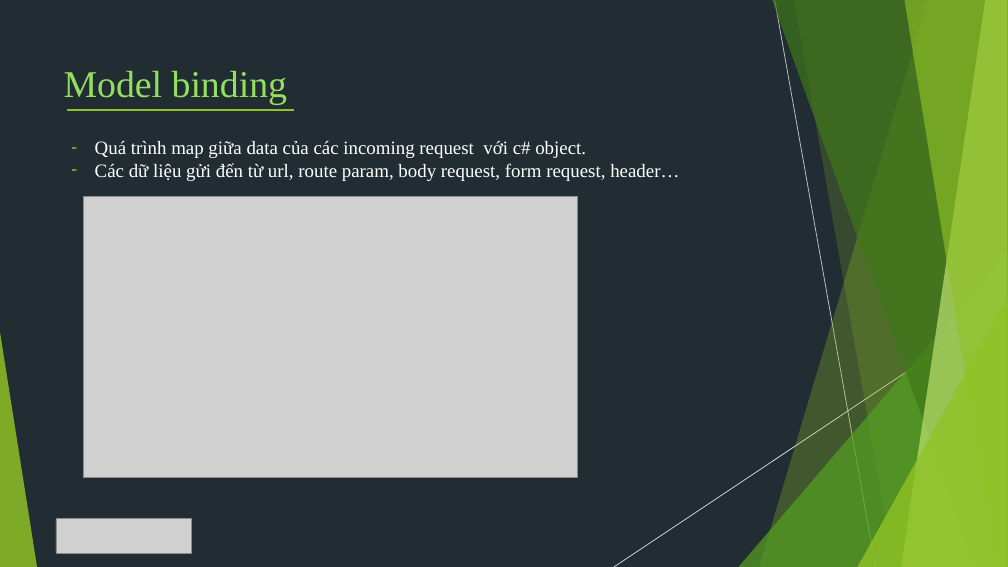
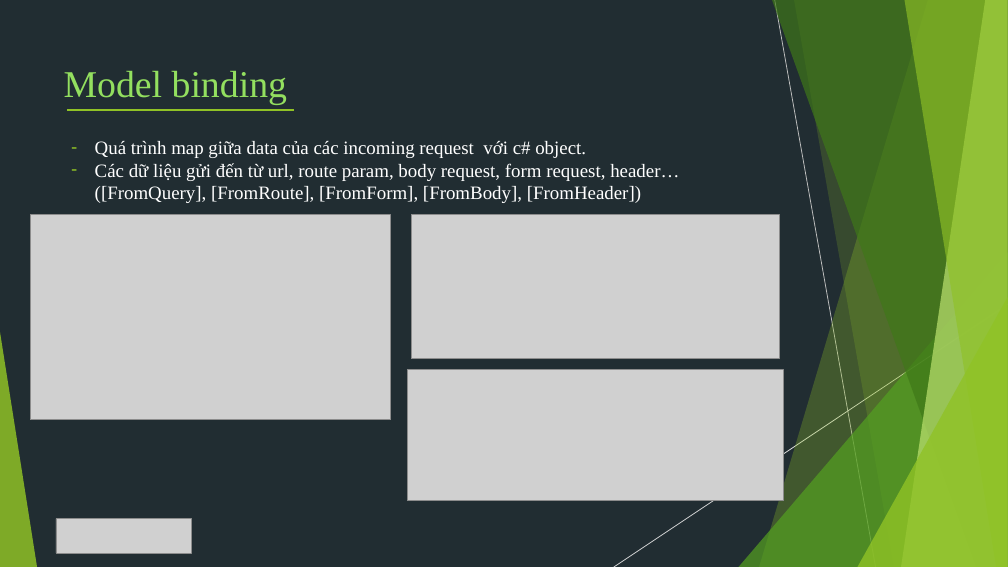
Before and after one commit to TechMarDay/RazorPage, a slide deck: slide 10 of Razor pages.pptx. Drawn at 1008x567 pixels with LibreOffice and Linux fonts; fonts in the diff are those of the drawing; grey boxes stand for pictures. Boxes give left, top, right and bottom in pixels: in the first picture for what was removed or moved away, otherwise in the second. Text is boxed around its words. In the diff, an @@ line names an element or a change of style, - is before the commit and + after.

```diff
--- a/Razor pages.pptx
+++ b/Razor pages.pptx
@@ text at <box>95,163,679,203</box>: text changed @@
-– Các dữ liệu gửi đến từ url, route param, body request, form request, header…
+– Các dữ liệu gửi đến từ url, route param, body request, form request, header…([FromQuery], [FromRoute], [FromForm], [FromBody], [FromHeader])
@@ picture: place and size @@
-picture at <box>84,197,578,477</box>
+picture at <box>30,215,391,420</box>
@@ picture added at <box>411,215,780,359</box> @@
@@ picture added at <box>408,370,784,501</box> @@
```
Also in this commit, not shown: 1 other slide changed, 5 other files.
